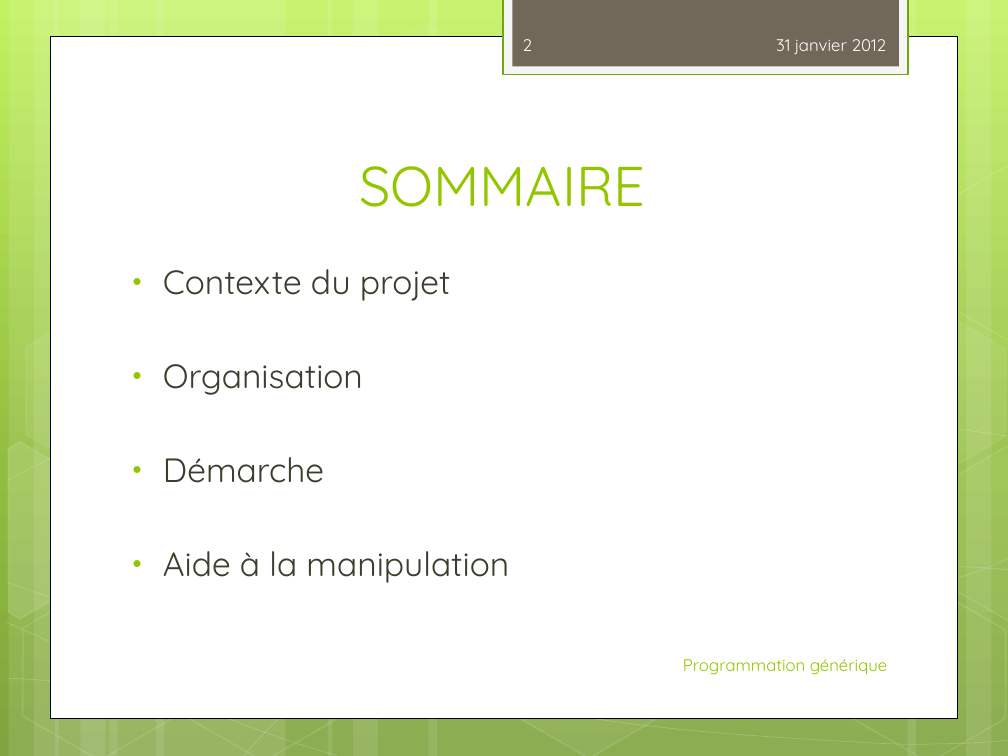
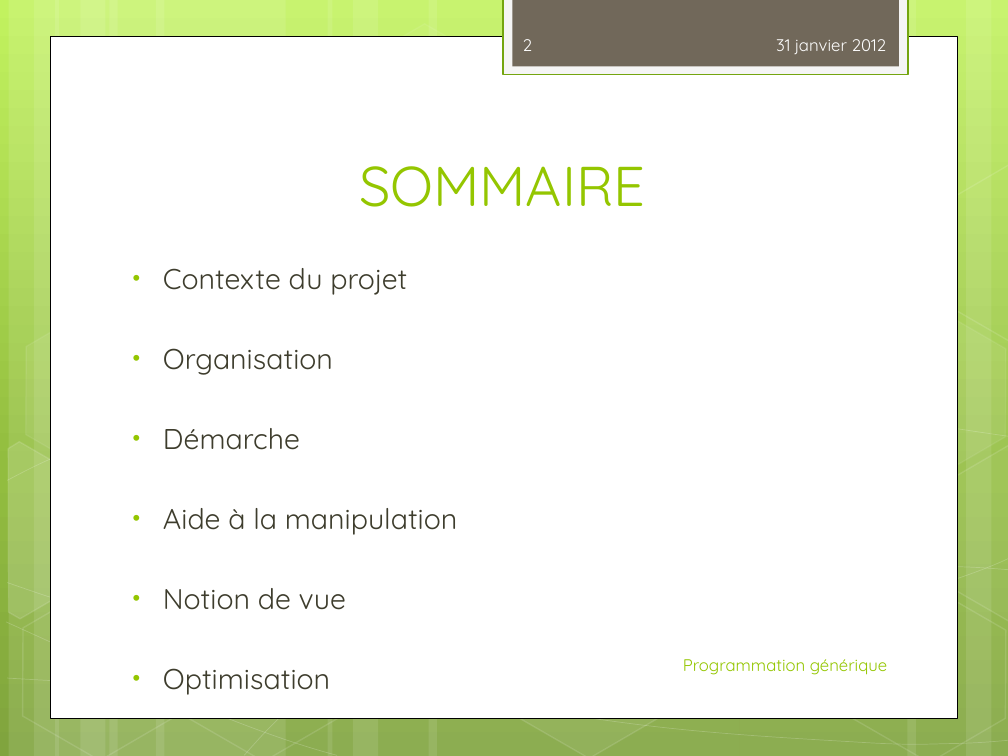
Before and after one commit to alex198710/genericprogramming, a slide deck: slide 2 of PresentationProgGenerik.pptx. Drawn at 1008x756 pixels with LibreOffice and Linux fonts; fonts in the diff are those of the drawing. Boxes give left, top, right and bottom in pixels: in the first picture for what was removed or moved away, otherwise in the second. Text is boxed around its words. In the diff, an @@ line names an element or a change of style, - is before the commit and + after.

```diff
--- a/PresentationProgGenerik.pptx
+++ b/PresentationProgGenerik.pptx
@@ text at (x1=163, y1=268, x2=457, y2=535): size 24 to 20.4 pt in "Contexte du projet", "Organisation", "Démarche", "Aide à la manipulation" @@
@@ text at (x1=163, y1=588, x2=346, y2=610): paragraphs added @@
+• Notion de vue
+• Optimisation
```
Also in this commit, not shown: 3 slides added, 3 other files.
